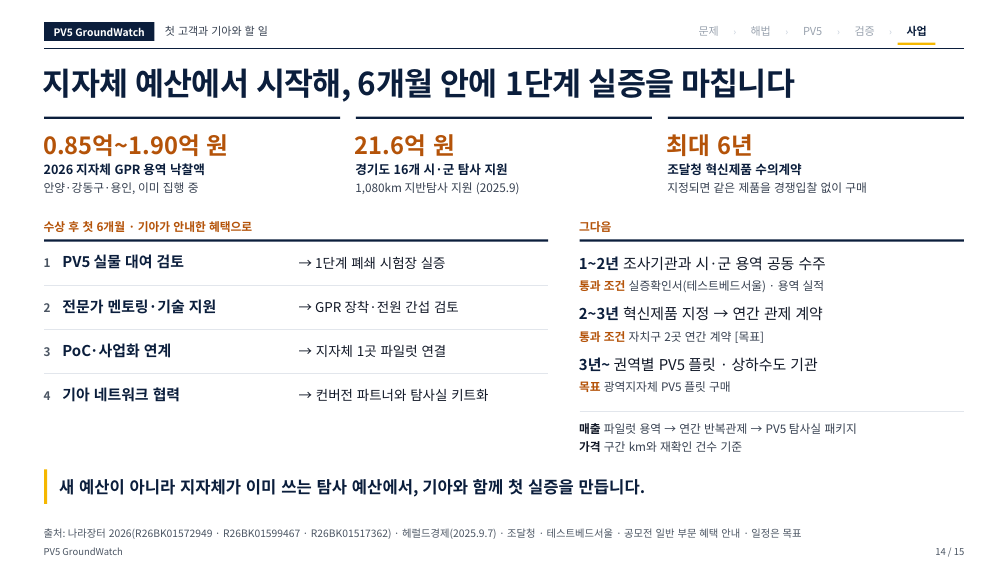
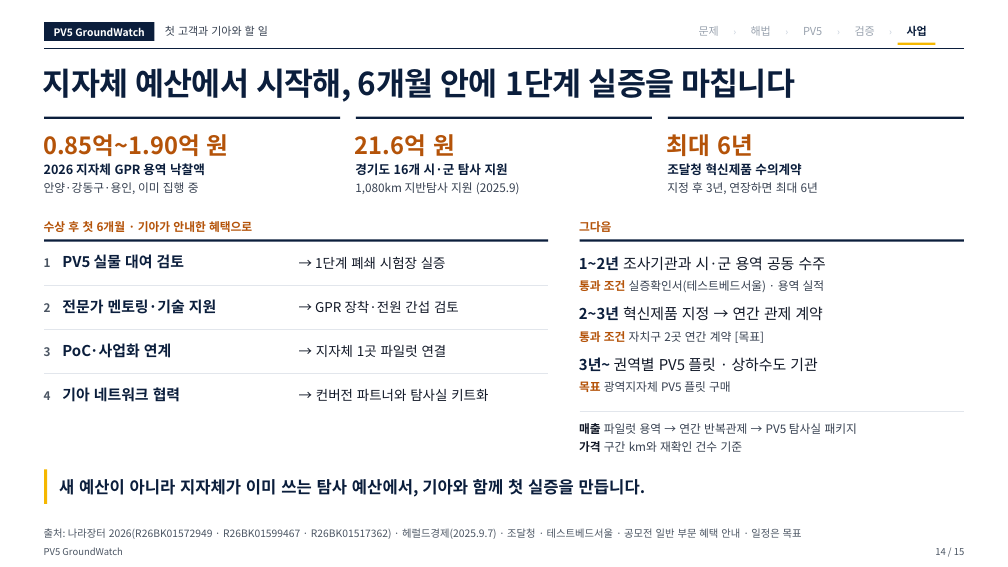
Before and after one commit to woojin-choe/pv5-hose-lab, a slide deck: slide 14 of ppt_all/PV5_GroundWatch_10_24.pptx. Drawn at 1008x567 pixels with LibreOffice and Linux fonts; fonts in the diff are those of the drawing. Boxes give left, top, right and bottom in pixels: in the first picture for what was removed or moved away, otherwise in the second. Text is boxed around its words. In the diff, an @@ line names an element or a change of style, - is before the commit and + after.

```diff
--- a/ppt_all/PV5_GroundWatch_10_24.pptx
+++ b/ppt_all/PV5_GroundWatch_10_24.pptx
@@ text at bbox=[667, 182, 818, 194]: text changed @@
-지정되면 같은 제품을 경쟁입찰 없이 구매
+지정 후 3년, 연장하면 최대 6년
```
Also in this commit, not shown: 9 other slides changed, 14 other files.
